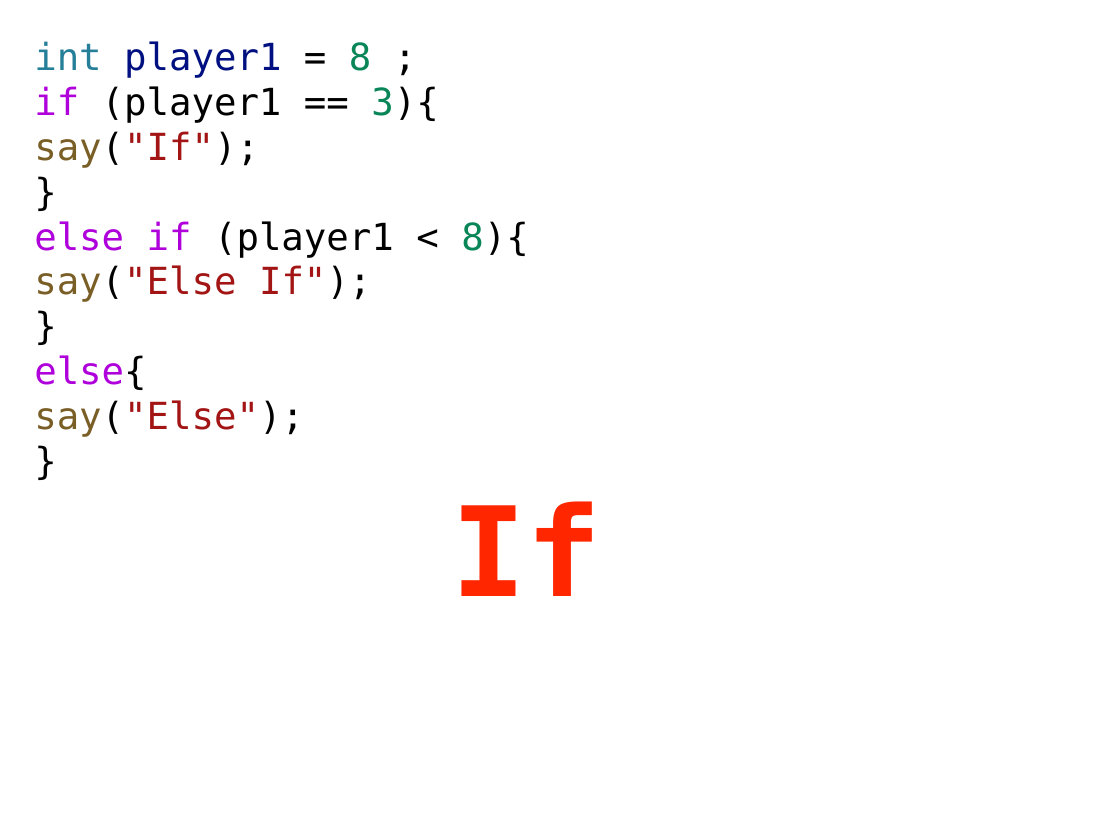
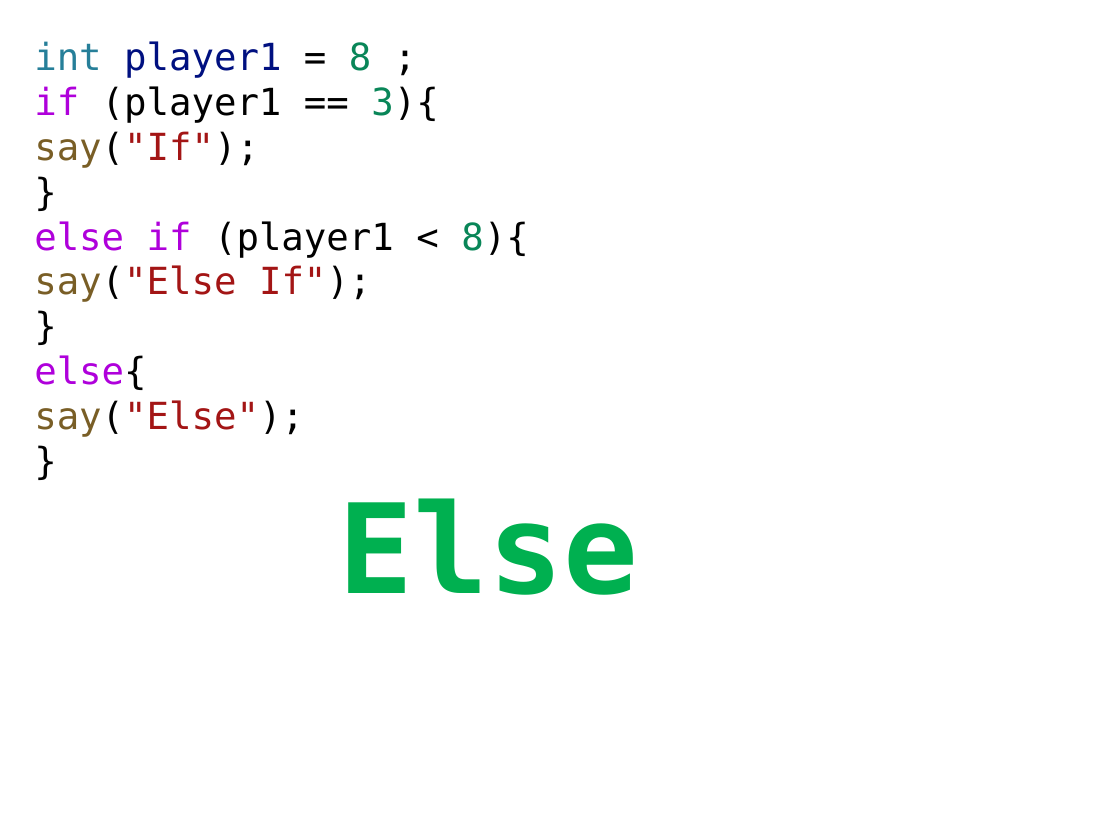
Before and after one commit to LearnWithLlew/IntroToJava, a slide deck: slide 57 of LearnWithLlew/src/main/org/learnwithllew/courseware/section03ifs/If Statements.pptx. Drawn at 1120x840 pixels with LibreOffice and Linux fonts; fonts in the diff are those of the drawing. Boxes give left, top, right and bottom in pixels: in the first picture for what was removed or moved away, otherwise in the second. Text is boxed around its words. In the diff, an @@ line names an element or a change of style, - is before the commit and + after.

```diff
--- a/LearnWithLlew/src/main/org/learnwithllew/courseware/section03ifs/If Statements.pptx
+++ b/LearnWithLlew/src/main/org/learnwithllew/courseware/section03ifs/If Statements.pptx
@@ text added at (x1=339, y1=498, x2=639, y2=595), 80 pt, text #00B050, bold @@
+Else
@@ text removed at (x1=451, y1=501, x2=601, y2=596) @@
-If
```
Also in this commit, not shown: 3 slides removed.
